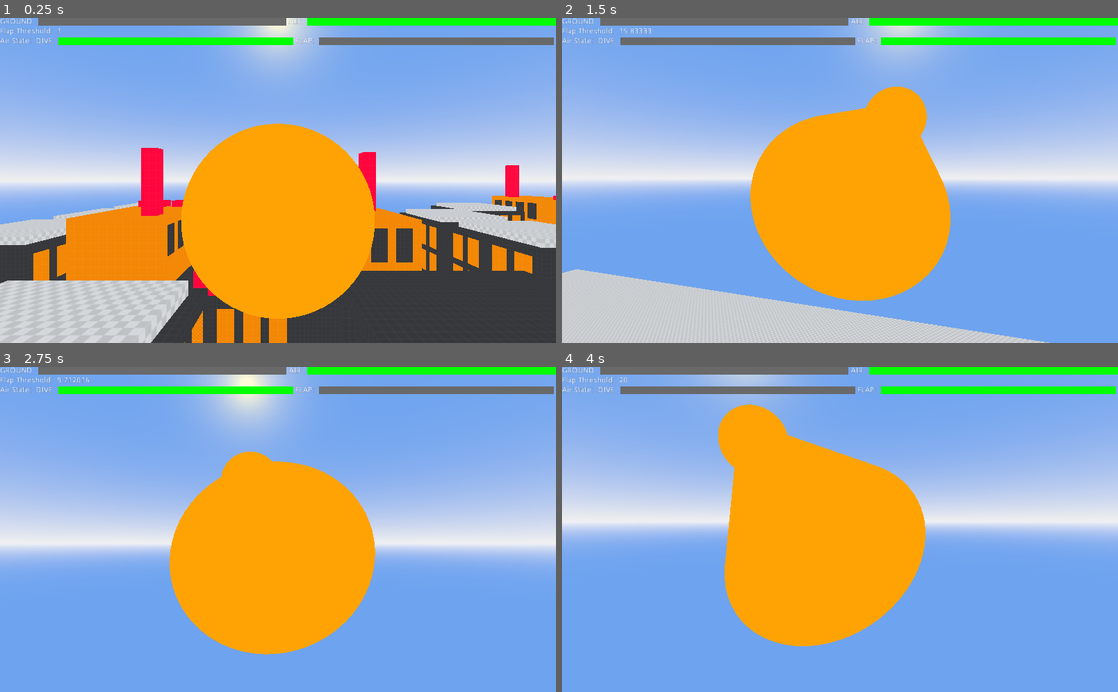
Above: before the commit, frames 1-4 (two rows, left to right).
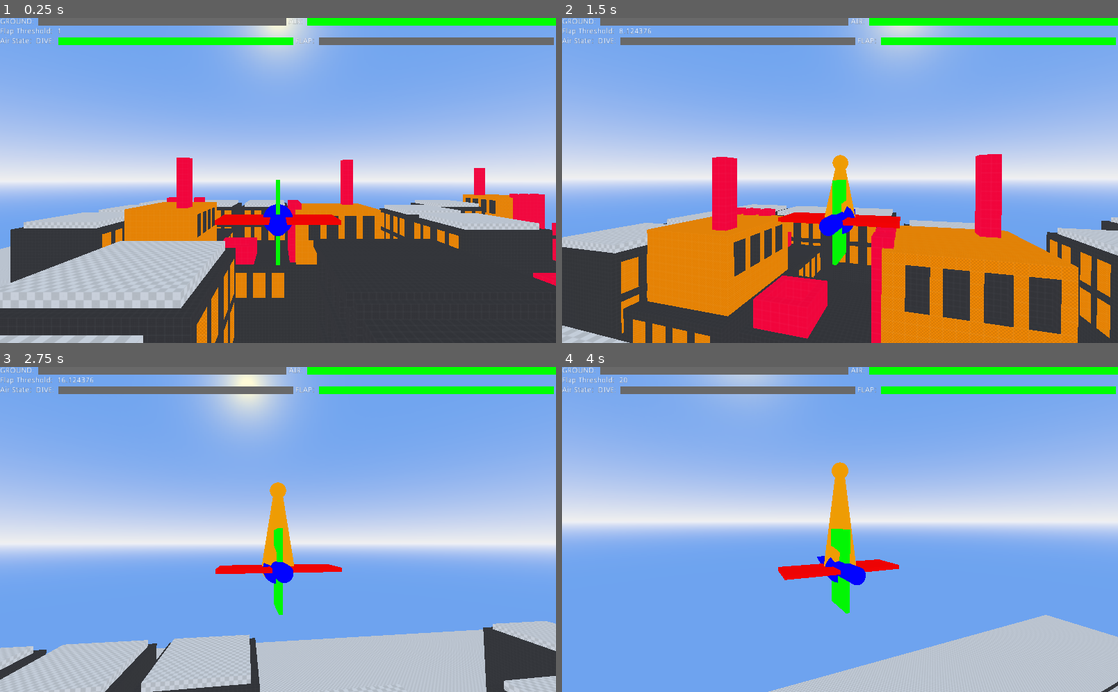
Above: after the commit, the same moments.

Repository: voxelv/birban
Game: Godot game, scene res://main.tscn
Same seed, same stepped clock (60 frames per second), same inputs: the game is played once before the commit and once after it.
Inputs (mouse positions are in pixels of both pictures, inside the frame that each line leads up to):
- Up to frame 1 (0.25 s): no input
- Up to frame 2 (1.5 s): move the mouse to (867, 180) at 0.52 s; hold W (move_forward) from 0.53 s (still down); click (867, 180) at 0.67 s; tap Space (jump) at 0.77, 1.07 s; move the mouse to (812, 180) at 1.27 s
- Up to frame 3 (2.75 s): keep holding W (move_forward); tap Space (jump) at 1.52, 1.82 s; move the mouse to (289, 523) at 2.02 s
- Up to frame 4 (4 s): keep holding W (move_forward); move the mouse to (834, 536) at 2.77 s; click (834, 536) at 2.92 s; tap Space (jump) at 3.02, 3.32, 3.77 s; move the mouse to (878, 532) at 3.52 s

The runs differ from the first frame. In frame 1, 32% of the frame differs, in the area x 0-100%, y 32-100%; in frame 2, 49%, in the area x 0-100%, y 3-100%; in frame 3, 35%; in frame 4, 27%.

Commit message:
some changes

Diff:
--- a/main_environment.tres
+++ b/main_environment.tres
@@ -10,7 +10,6 @@
 [resource]
 background_mode = 2
 background_sky = SubResource( 1 )
-ambient_light_color = Color( 0.498039, 0.498039, 0.498039, 1 )
-ambient_light_energy = 2.0
-ambient_light_sky_contribution = 0.0
+ambient_light_color = Color( 1, 1, 1, 1 )
+ambient_light_sky_contribution = 0.14
 fog_enabled = true
--- a/player.gd
+++ b/player.gd
@@ -92,9 +92,12 @@
 			move_state = MOVE.AIR
 		velocity = handle_in_air_movement(delta)
 
-	print(str(abs(velocity.dot(Vector3.DOWN))))
-	if velocity.dot(Vector3.DOWN) < 3.0:
+	print(velocity.normalized().dot(Vector3.DOWN))
+	if velocity.normalized().dot(Vector3.DOWN) < 0.9 and velocity.normalized().dot(Vector3.UP) < 0.9:
+		vec_helper.visible = true
 		vec_helper.transform = Transform.IDENTITY.looking_at(velocity, Vector3.UP).scaled(Vector3.ONE * max(0.9, velocity.length()))
+	else:
+		vec_helper.visible = false
 	velocity = move_and_slide(velocity, Vector3.UP)
 
 	if translation.y < -125.0:
@@ -157,14 +160,11 @@
 func handle_in_air_movement(delta):
 	var max_turn = 20.0
 	var max_pitch = deg2rad(20.0)
+	var max_fly_speed = 20.0
 
-	var v = Vector3.ZERO
-	var input_vec = get_input_vec3_camera_aligned()
-	visual.rotate(Vector3.UP, clamp(-input_vec.x * delta, -max_turn, max_turn))
-	visual.rotation.y = fposmod(visual.rotation.y, TAU)
-	visual.rotation.z = lerp(visual.rotation.z, max_pitch * -input_vec.x, 2.0 * delta)
-
-	v = velocity
+	var v := velocity
+	var direction = get_input_vec3_camera_aligned().normalized()
+	v = v.linear_interpolate(direction * max_fly_speed, acceleration * delta)
 
 	if Input.is_action_just_pressed("jump"):
 		if air_state == AIR.DIVE:
--- a/player.tscn
+++ b/player.tscn
@@ -13,7 +13,7 @@
 [sub_resource type="CylinderMesh" id=4]
 material = ExtResource( 2 )
 top_radius = 0.0
-bottom_radius = 0.99
+bottom_radius = 0.387
 
 [sub_resource type="CylinderMesh" id=5]
 material = ExtResource( 2 )
--- a/vec_helper.tscn
+++ b/vec_helper.tscn
@@ -7,9 +7,9 @@
 
 [sub_resource type="CylinderMesh" id=1]
 material = SubResource( 3 )
-top_radius = 0.05
-bottom_radius = 0.05
-height = 0.7
+top_radius = 0.02
+bottom_radius = 0.02
+height = 0.9
 
 [sub_resource type="SpatialMaterial" id=4]
 albedo_color = Color( 1, 0.631373, 0, 1 )
@@ -17,14 +17,15 @@
 [sub_resource type="CylinderMesh" id=2]
 material = SubResource( 4 )
 top_radius = 0.0
-bottom_radius = 0.1
-height = 0.3
+bottom_radius = 0.04
+height = 0.1
 
 [node name="vec_helper" type="Spatial"]
 script = ExtResource( 1 )
+color = Color( 1, 0.537255, 0, 1 )
 
 [node name="MeshInstance" type="MeshInstance" parent="."]
-transform = Transform( -1, -8.74228e-08, 3.82137e-15, 0, -4.37114e-08, -1, 8.74228e-08, -1, 4.37114e-08, -3.0598e-08, 0, -0.35 )
+transform = Transform( -1, -8.74228e-08, 3.82137e-15, 0, -4.37114e-08, -1, 8.74228e-08, -1, 4.37114e-08, 0, 0, -0.45 )
 mesh = SubResource( 1 )
 
 [node name="MeshInstance" type="MeshInstance" parent="MeshInstance"]
Not shown: 1 places in player.tscn that only renumber resources
